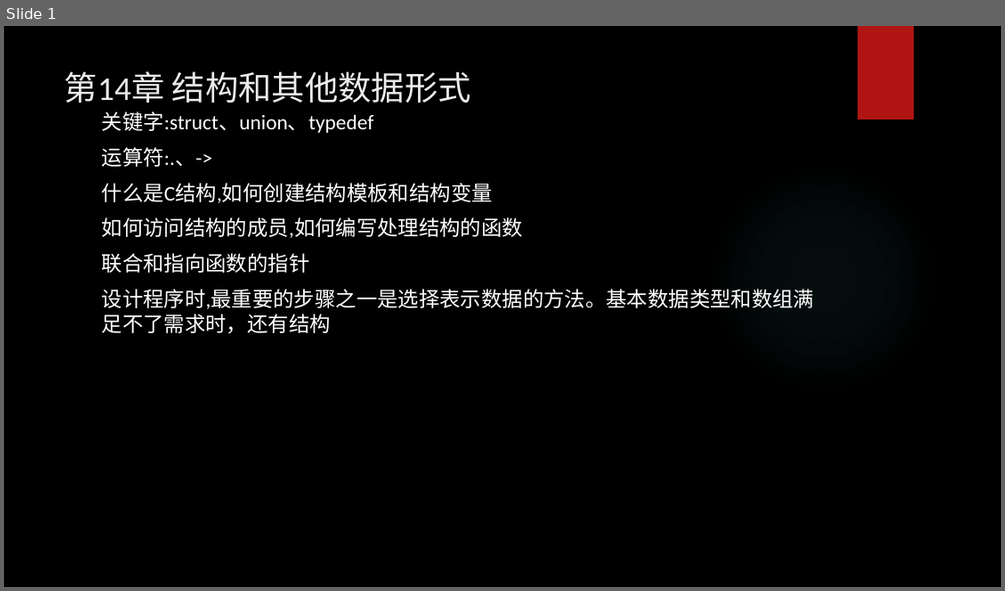
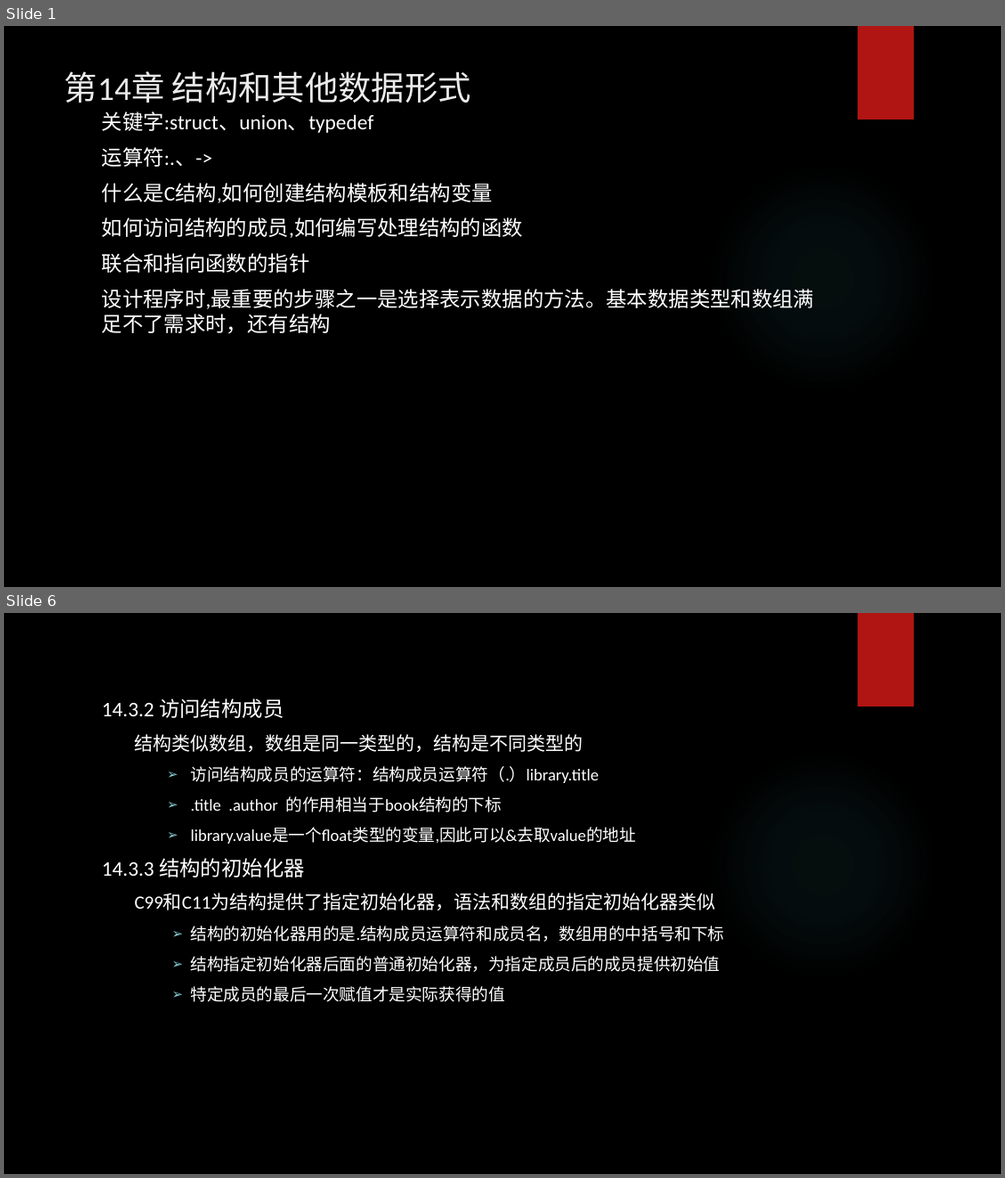
Before and after one commit to tsyin/c_ppt-code, a slide deck: PPT/14 结构和其他数据形式.pptx. Shown one above the other, each under a label of ours: slide 1 before the commit, slides 1 and 6 after it; the slides between them are not shown. The pictures are 1005x591 and 1005x1178 pixels, drawn with LibreOffice and Linux fonts; fonts in the diff are those of the drawing; background and template pictures are left out. Boxes give left, top, right and bottom in pixels: in the first picture for what was removed or moved away, otherwise in the second. Text is boxed around its words. In the diff, an @@ line names an element or a change of style, - is before the commit and + after.

```diff
--- a/PPT/14 结构和其他数据形式.pptx
+++ b/PPT/14 结构和其他数据形式.pptx
@@ slide 6 added at (4,613,1001,1174), background picture (left out); not listed: 2 template elements that a slide beside it also shows @@
@@ text added at (102,698,725,1002), 16 pt, text #FFFFFF @@
+14.3.2 访问结构成员
+  结构类似数组，数组是同一类型的，结构是不同类型的
+    ➢ 访问结构成员的运算符：结构成员运算符（.）library.title
+    ➢ .title .author 的作用相当于book结构的下标
+    ➢ library.value是一个float类型的变量,因此可以&去取value的地址
+14.3.3 结构的初始化器
+  C99和C11为结构提供了指定初始化器，语法和数组的指定初始化器类似
+    ➢ 结构的初始化器用的是.结构成员运算符和成员名，数组用的中括号和下标
+    ➢ 结构指定初始化器后面的普通初始化器，为指定成员后的成员提供初始值
+    ➢ 特定成员的最后一次赋值才是实际获得的值
```
Also in this commit, not shown: 1 slide changed, 6 other slides added, 19 other files.
